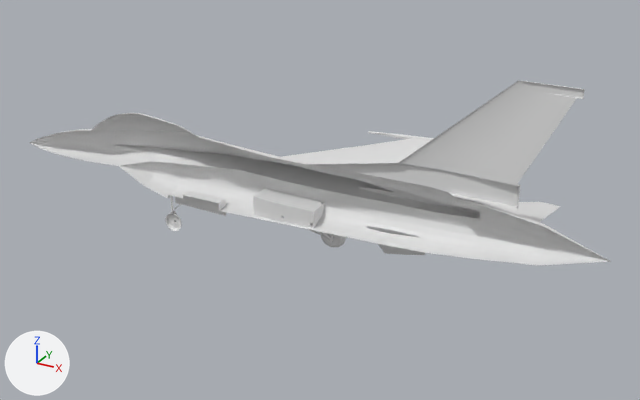
An edit to the Blender file f16/openfoam/models/blend/f16_gear.blend, drawn before and after from the same camera.
Before and after are seen from a 50 mm camera at (10.55, -16.95, 8.4) aimed at (1.11, 0.21, -0.18). Lighting does not change. The marker at lower left points along +X, +Y and +Z.

In view in the first picture: 'Fuselage'.
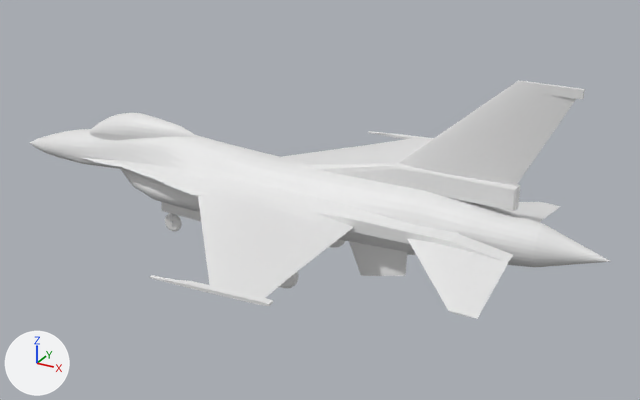
Edits to the bpy script that builds the scene:
```text
Change ob_fuselage:
    add _m = ob_fuselage.modifiers.new('Mirror', 'MIRROR')
    add _m.use_axis = (False, True, False)
    add _m.use_clip = True
```

Pixel boxes (x1, y1, x2, y2) of what changed, in the pictures (640 x 400 px):
'Fuselage', modifiers changed (29% taller)
    before: (30, 80, 611, 265)
    after: (30, 80, 611, 319)
